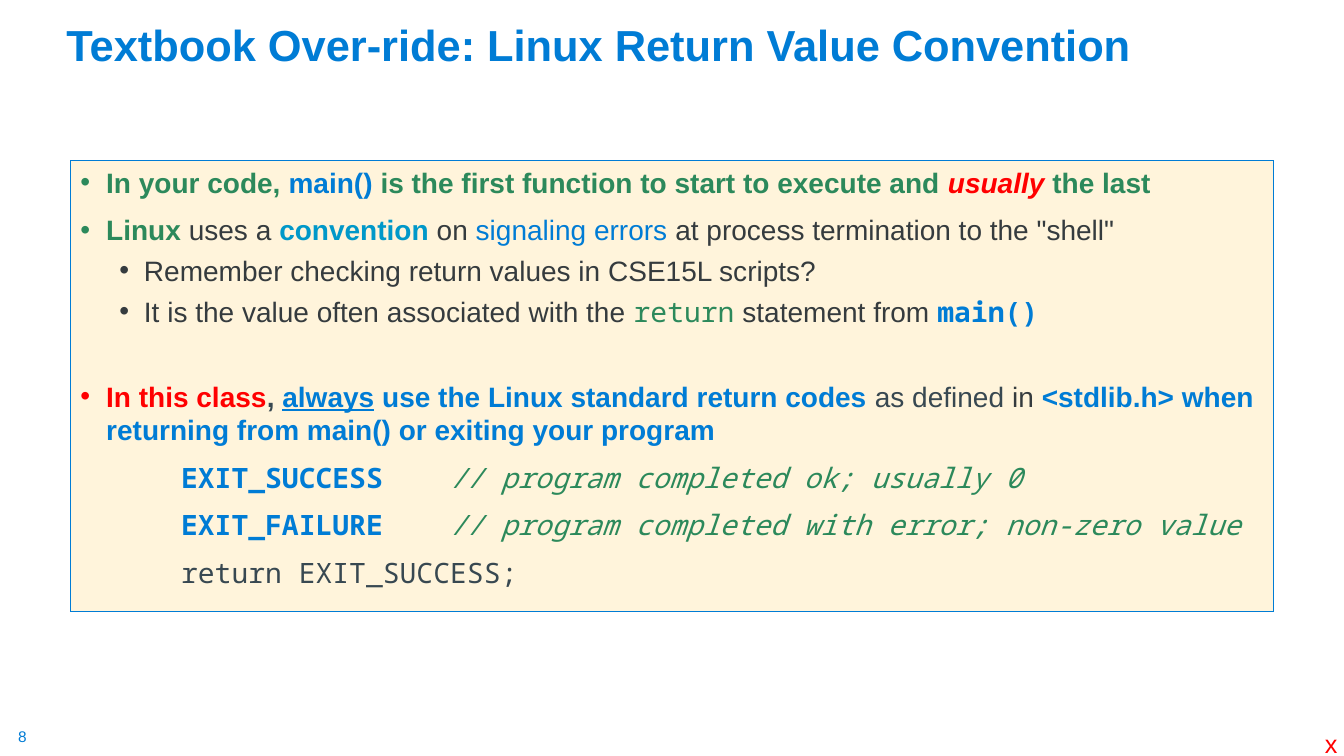
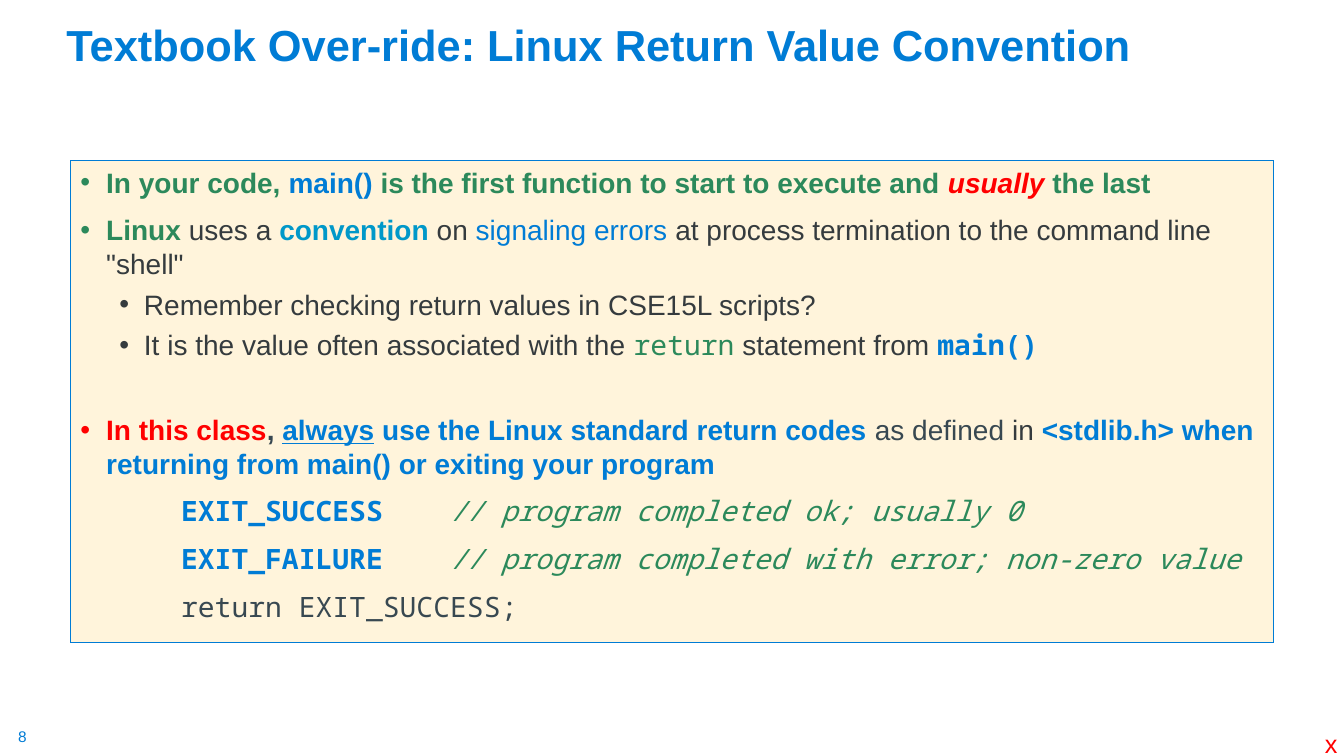
Before and after one commit to cse30-sp24/Muller-Slides, a slide deck: slide 8 of Lecture-4.pptx. Drawn at 1344x756 pixels with LibreOffice and Linux fonts; fonts in the diff are those of the drawing. Boxes give left, top, right and bottom in pixels: in the first picture for what was removed or moved away, otherwise in the second. Text is boxed around its words. In the diff, an @@ line names an element or a change of style, - is before the commit and + after.

```diff
--- a/Lecture-4.pptx
+++ b/Lecture-4.pptx
@@ text "In your code, main() is ...": place and size @@
-text "In your code, main() is ..." at (71,160,1274,611)
+text "In your code, main() is ..." at (71,160,1274,643)
@@ text at (106,219,1211,275): text changed @@
-• Linux uses a convention on signaling errors at process termination to the "shell"
+• Linux uses a convention on signaling errors at process termination to the command line "shell"
```
Also in this commit, not shown: 8 other slides changed, 27 slides removed, 1 other file.
